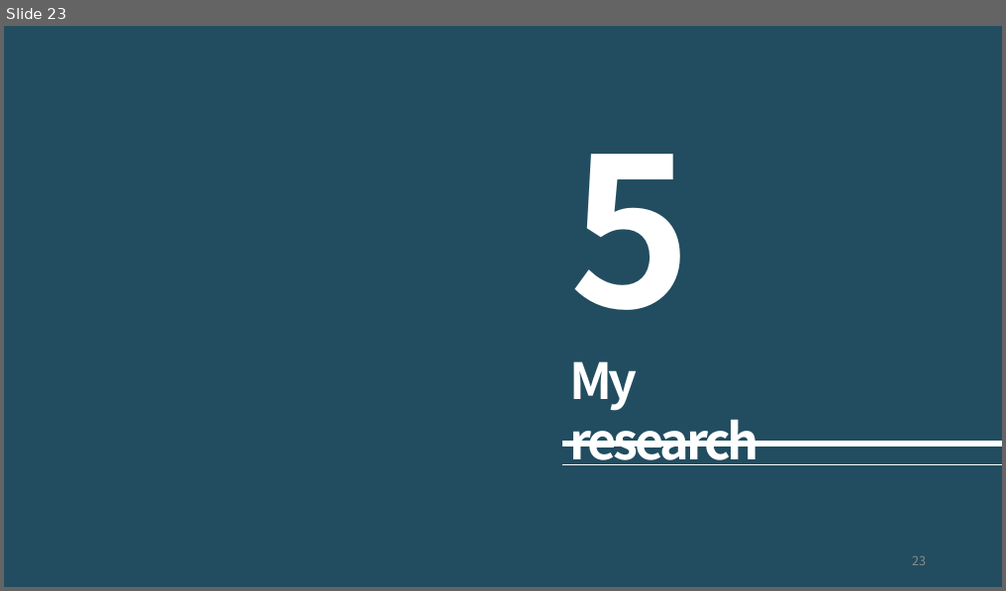
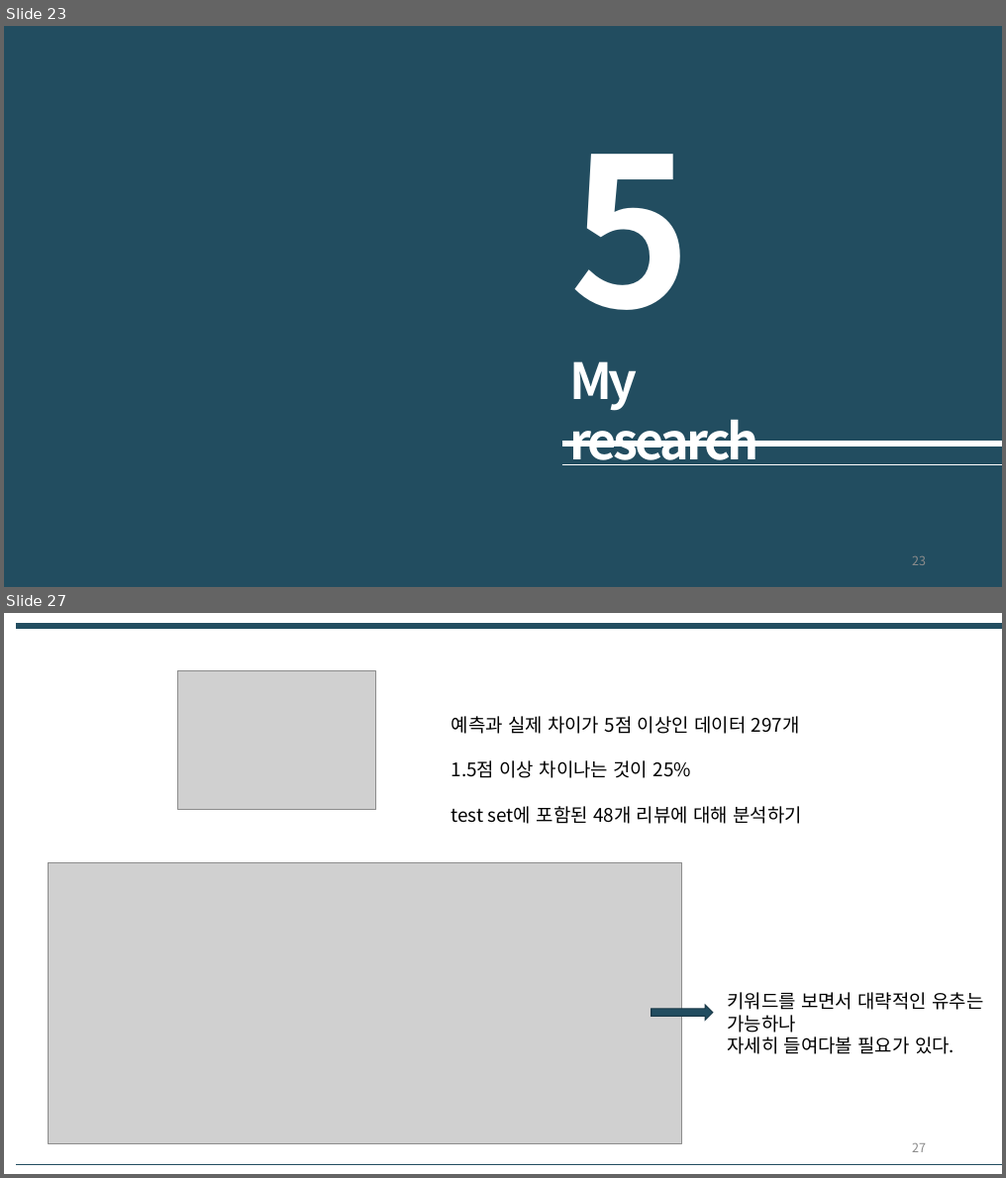
Before and after one commit to mosePark/TIL, a slide deck: lab-seminar/LIME/4월 9일 랩세미나 발표 자료.pptx. Shown one above the other, each under a label of ours: slide 23 before the commit, slides 23 and 27 after it; the slides between them are not shown. The pictures are 1006x591 and 1006x1178 pixels, drawn with LibreOffice and Linux fonts; fonts in the diff are those of the drawing; grey boxes stand for pictures. Boxes give left, top, right and bottom in pixels: in the first picture for what was removed or moved away, otherwise in the second. Text is boxed around its words. In the diff, an @@ line names an element or a change of style, - is before the commit and + after.

```diff
--- a/lab-seminar/LIME/4월 9일 랩세미나 발표 자료.pptx
+++ b/lab-seminar/LIME/4월 9일 랩세미나 발표 자료.pptx
@@ slide 27 added at [4, 613, 1002, 1174], background #FFFFFF @@
@@ line added from (16, 627) to (1002, 627), #224D60 6 pt @@
@@ picture added at [177, 670, 376, 810] @@
@@ text added at [451, 716, 802, 824], 18 pt, text #000000 @@
+예측과 실제 차이가 5점 이상인 데이터 297개
+1.5점 이상 차이나는 것이 25%
+test set에 포함된 48개 리뷰에 대해 분석하기
@@ picture added at [49, 863, 682, 1144] @@
@@ text added at [727, 992, 983, 1055], 18 pt, text #000000 @@
+키워드를 보면서 대략적인 유추는 가능하나
+자세히 들여다볼 필요가 있다.
@@ right arrow added at [651, 1005, 713, 1020], fill #224D60, outline #193947 1 pt @@
@@ page number added at [912, 1144, 926, 1153], 12 pt, text #8C8C8C @@
+27
@@ line added from (16, 1164) to (1002, 1164), #224D60 0.25 pt @@
```
Also in this commit, not shown: 1 slide changed, 5 other slides added, 1 slide removed, 1 other file.
